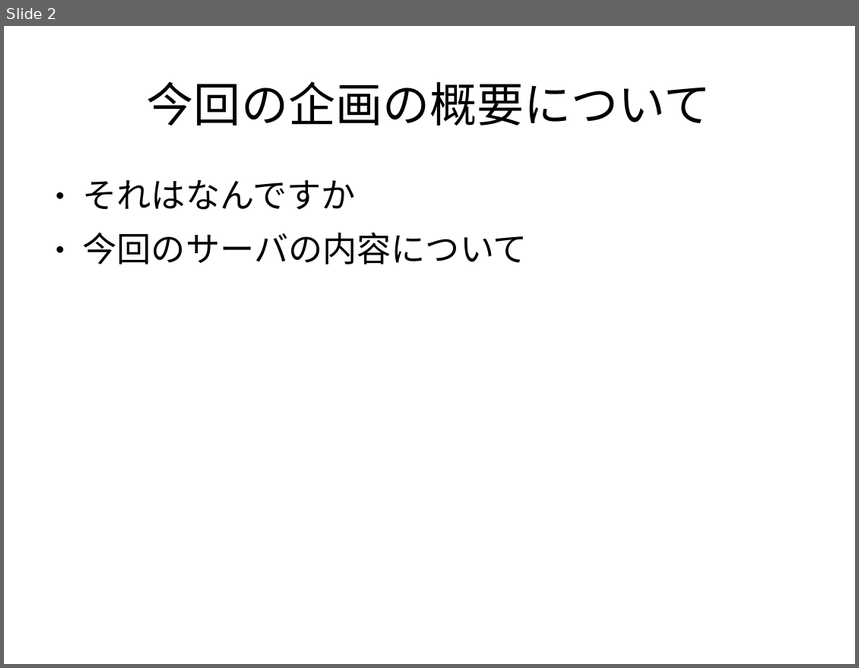
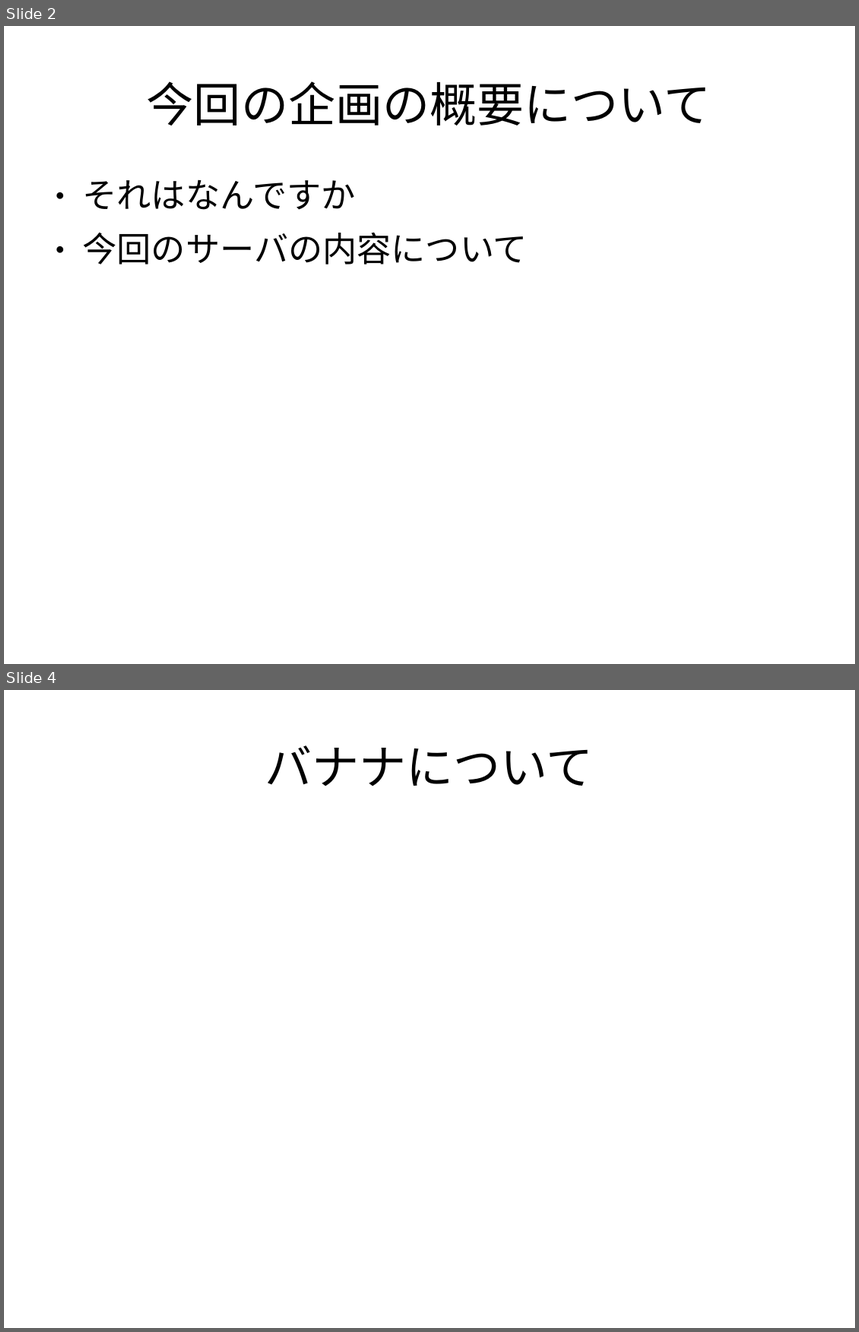
Before and after one commit to keitaroemotion/maturi, a slide deck: target/powerpoint/sampleppt.ppt. Shown one above the other, each under a label of ours: slide 2 before the commit, slides 2 and 4 after it; the slides between them are not shown. The pictures are 859x668 and 859x1332 pixels, drawn with LibreOffice and Linux fonts; fonts in the diff are those of the drawing. Boxes give left, top, right and bottom in pixels: in the first picture for what was removed or moved away, otherwise in the second. Text is boxed around its words. In the diff, an @@ line names an element or a change of style, - is before the commit and + after.

```diff
--- a/target/powerpoint/sampleppt.ppt
+++ b/target/powerpoint/sampleppt.ppt
@@ slide 4 added at [4, 690, 855, 1328], background #FFFFFF @@
@@ title added at [265, 745, 594, 786], 44 pt, text #000000 @@
+バナナについて
```
Also in this commit, not shown: 1 other slide added, 3 other files.
